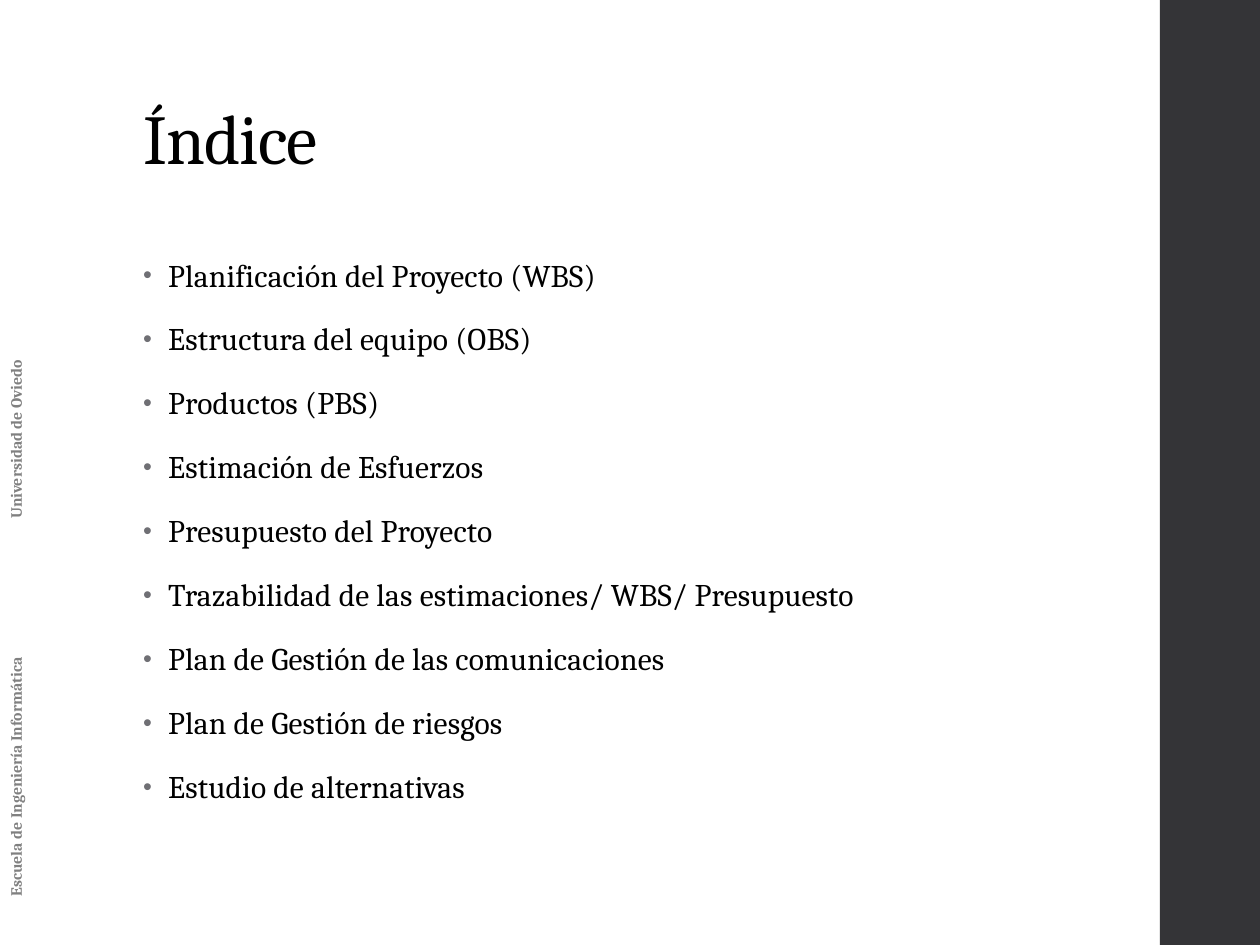
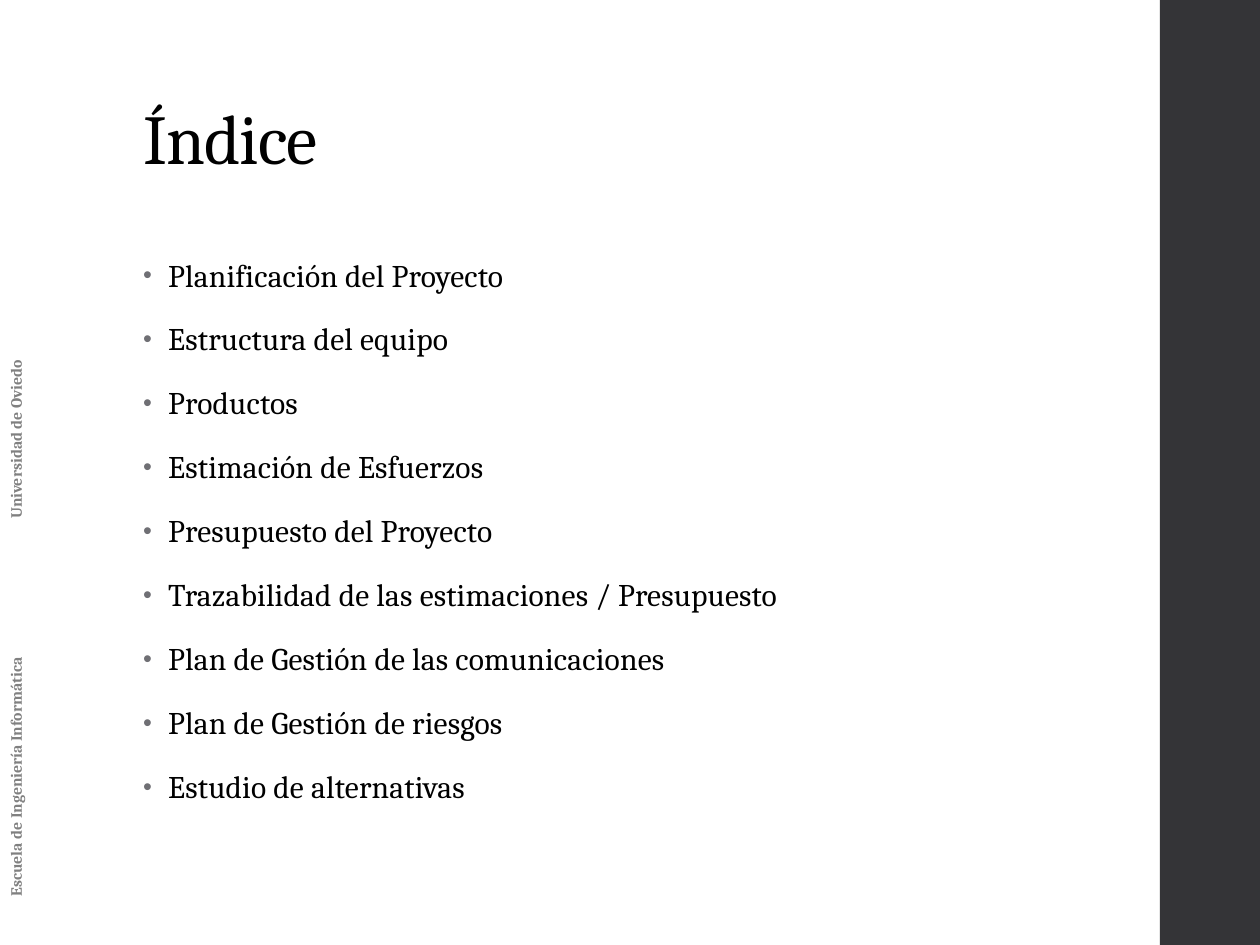
Before and after one commit to alexl0/tfg, a slide deck: slide 2 of Documentation/Archivos adjuntos/Planificacion del proyecto.pptx. Drawn at 1260x945 pixels with LibreOffice and Linux fonts; fonts in the diff are those of the drawing. Boxes give left, top, right and bottom in pixels: in the first picture for what was removed or moved away, otherwise in the second. Text is boxed around its words. In the diff, an @@ line names an element or a change of style, - is before the commit and + after.

Commit message:
documentacion modificar planificacion del proyecto

```diff
--- a/Documentation/Archivos adjuntos/Planificacion del proyecto.pptx
+++ b/Documentation/Archivos adjuntos/Planificacion del proyecto.pptx
@@ text at (168, 264, 503, 415): text changed @@
-• Planificación del Proyecto (WBS)
-• Estructura del equipo (OBS)
-• Productos (PBS)
+• Planificación del Proyecto
+• Estructura del equipo
+• Productos
@@ text at (168, 584, 777, 613): text changed @@
-• Trazabilidad de las estimaciones/ WBS/ Presupuesto
+• Trazabilidad de las estimaciones / Presupuesto
```
Also in this commit, not shown: 16 other slides changed, 2 slides removed.
